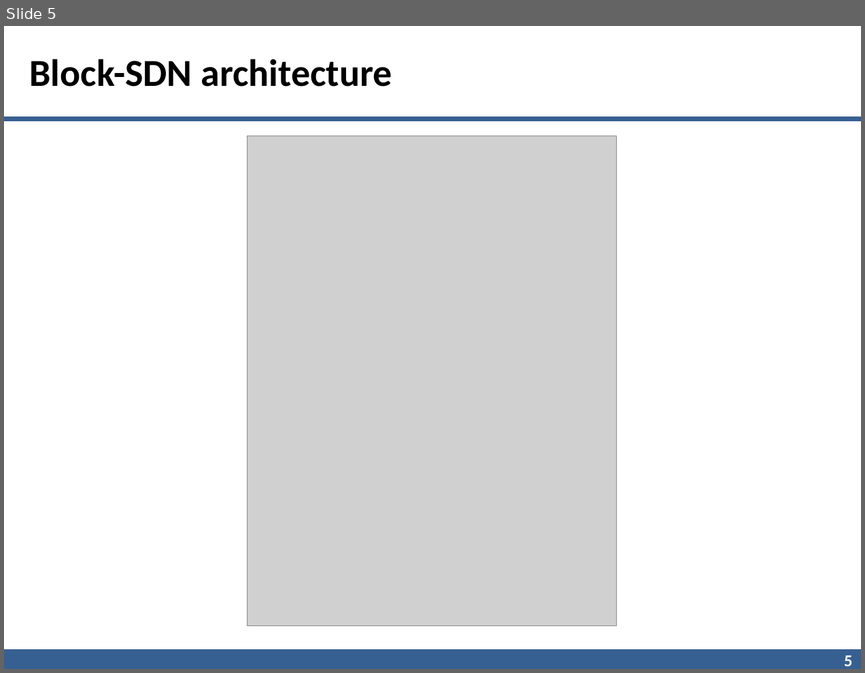
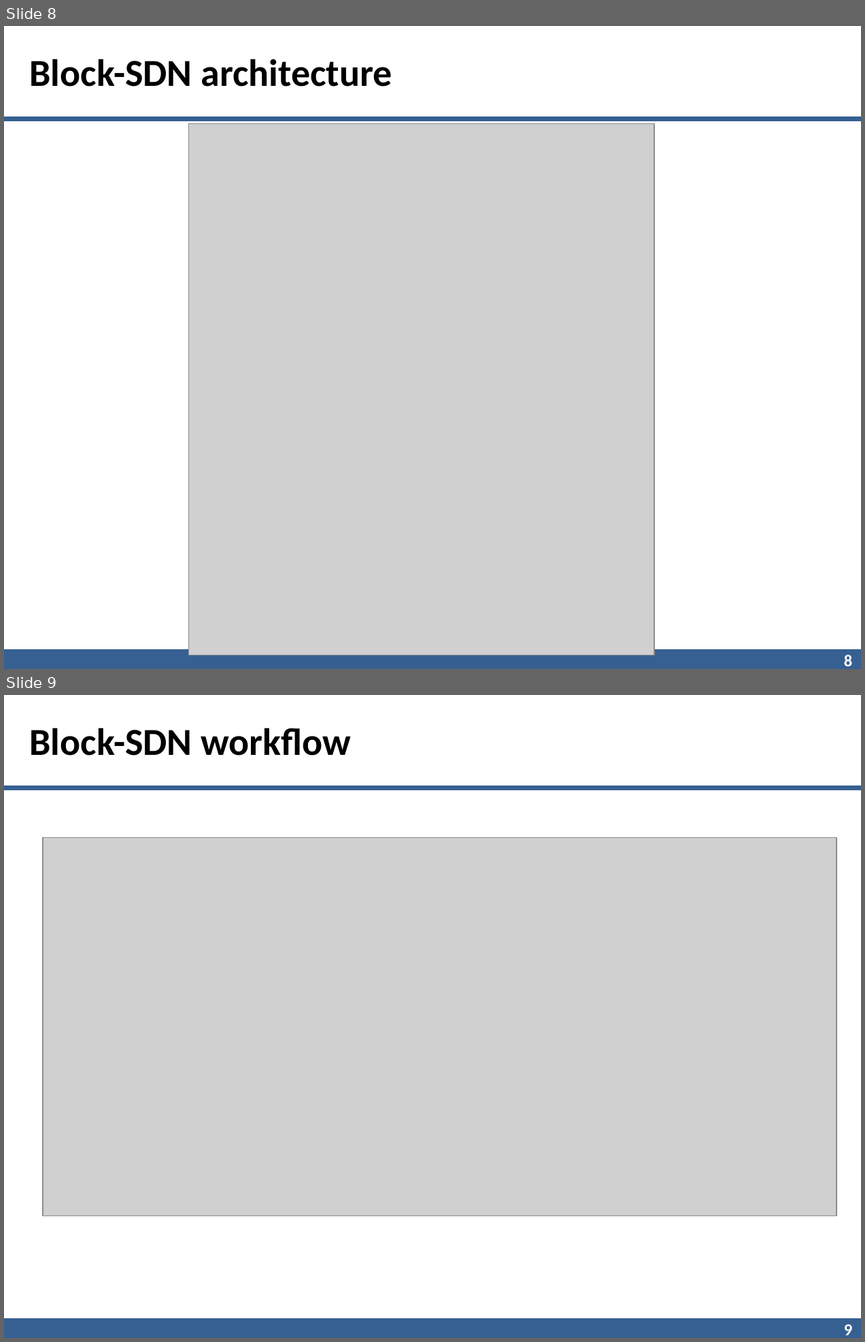
Before and after one commit to beingnoble03/block-sdn, a slide deck: presentation/blocksdn_ppt.pptx. Shown one above the other, each under a label of ours: slide 5 before the commit, slides 8 and 9 after it. The pictures are 865x673 and 865x1342 pixels, drawn with LibreOffice and Linux fonts; fonts in the diff are those of the drawing; grey boxes stand for pictures; background and template pictures are left out. Boxes give left, top, right and bottom in pixels: in the first picture for what was removed or moved away, otherwise in the second. Text is boxed around its words. In the diff, an @@ line names an element or a change of style, - is before the commit and + after.

```diff
--- a/presentation/blocksdn_ppt.pptx
+++ b/presentation/blocksdn_ppt.pptx
@@ slide 9 added at <box>4,695,861,1338</box>, background #FFFFFF; not listed: 3 template elements that a slide beside it also shows @@
@@ title added at <box>30,728,351,756</box>, 32 pt, text #000000, bold @@
+Block-SDN workflow
@@ picture added at <box>43,837,836,1215</box> @@
@@ what was slide 5 is now slide 8 @@
@@ slide 8 changed as well @@
@@ picture: place and size @@
-picture at <box>247,135,617,625</box>
+picture at <box>188,124,653,655</box>
@@ page number at <box>844,654,852,666</box>: text changed @@
-5
+8
@@ line (4, 659) - (861, 659): stroke #376092 17.5 pt to #366092 17.5 pt @@
```
Also in this commit, not shown: 6 other slides changed, 6 other slides added, 2 slides removed.
